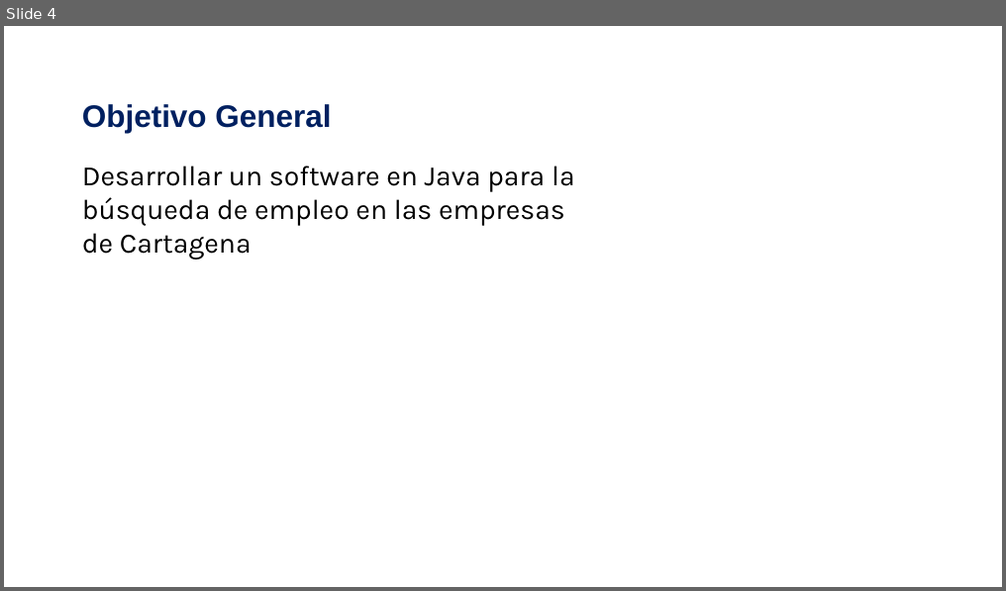
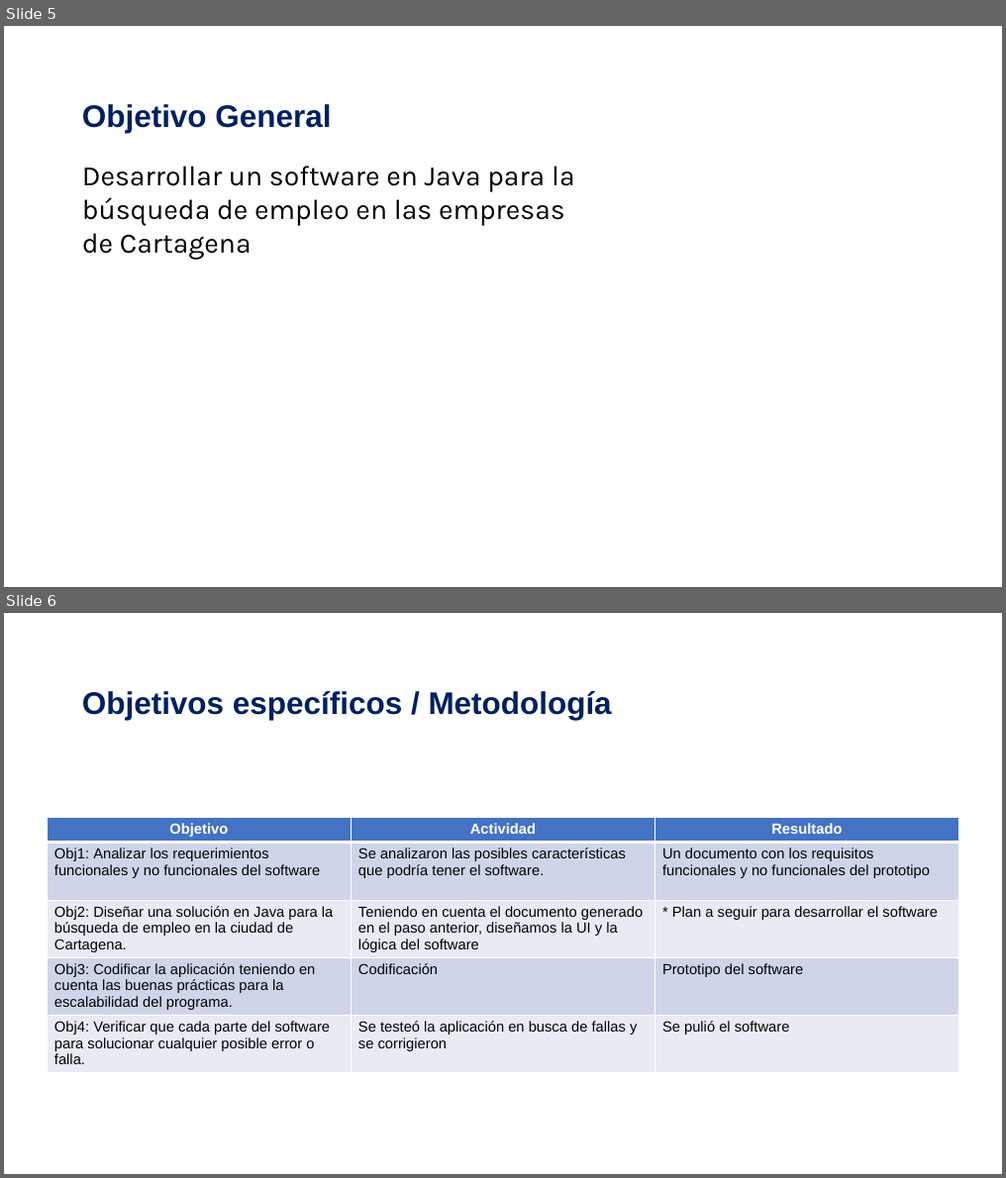
Before and after one commit to santiago-sarria23/talentHunter, a slide deck: Proyecto de Aula 2025.pptx. Shown one above the other, each under a label of ours: slide 4 before the commit, slides 5 and 6 after it. The pictures are 1006x591 and 1006x1178 pixels, drawn with LibreOffice and Linux fonts; fonts in the diff are those of the drawing; background and template pictures are left out. Boxes give left, top, right and bottom in pixels: in the first picture for what was removed or moved away, otherwise in the second. Text is boxed around its words. In the diff, an @@ line names an element or a change of style, - is before the commit and + after.

Commit message:
Se corrigieron errores

```diff
--- a/Proyecto de Aula 2025.pptx
+++ b/Proyecto de Aula 2025.pptx
@@ slide 6 added at <box>4,613,1002,1174</box>, background picture (left out) @@
@@ title added at <box>82,691,612,720</box>, 30 pt, text #002060, bold @@
+Objetivos específicos / Metodología
@@ table added at <box>47,817,958,1080</box>, 5 rows, 3 columns @@
+Objetivo | Actividad | Resultado
+Obj1: Analizar los requerimientos funcionales y no funcionales del software | Se analizaron las posibles características que podría tener el software. | Un documento con los requisitos funcionales y no funcionales del prototipo
+Obj2: Diseñar una solución en Java para la búsqueda de empleo en la ciudad de Cartagena. | Teniendo en cuenta el documento generado en el paso anterior, diseñamos la UI y la lógica del software | * Plan a seguir para desarrollar el software
+Obj3: Codificar la aplicación teniendo en cuenta las buenas prácticas para la escalabilidad del programa. | Codificación | Prototipo del software
+Obj4: Verificar que cada parte del software para solucionar cualquier posible error o falla. | Se testeó la aplicación en busca de fallas y se corrigieron | Se pulió el software
@@ what was slide 4 is now slide 5 @@
```
Also in this commit, not shown: 1 slide changed, 4 other slides added, 4 slides removed, 14 other files.
